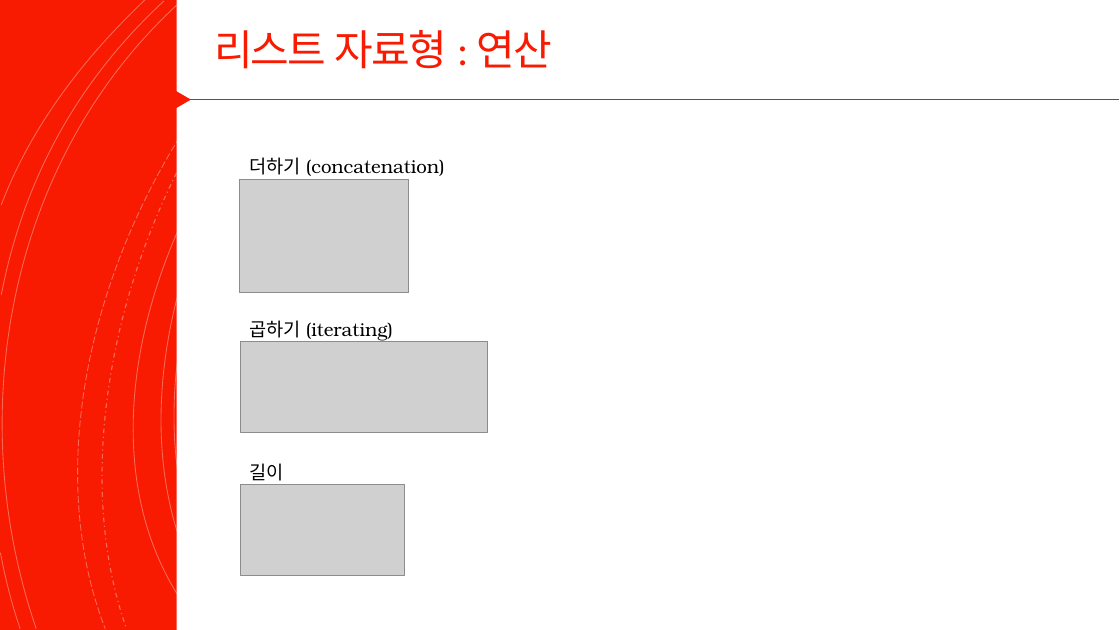
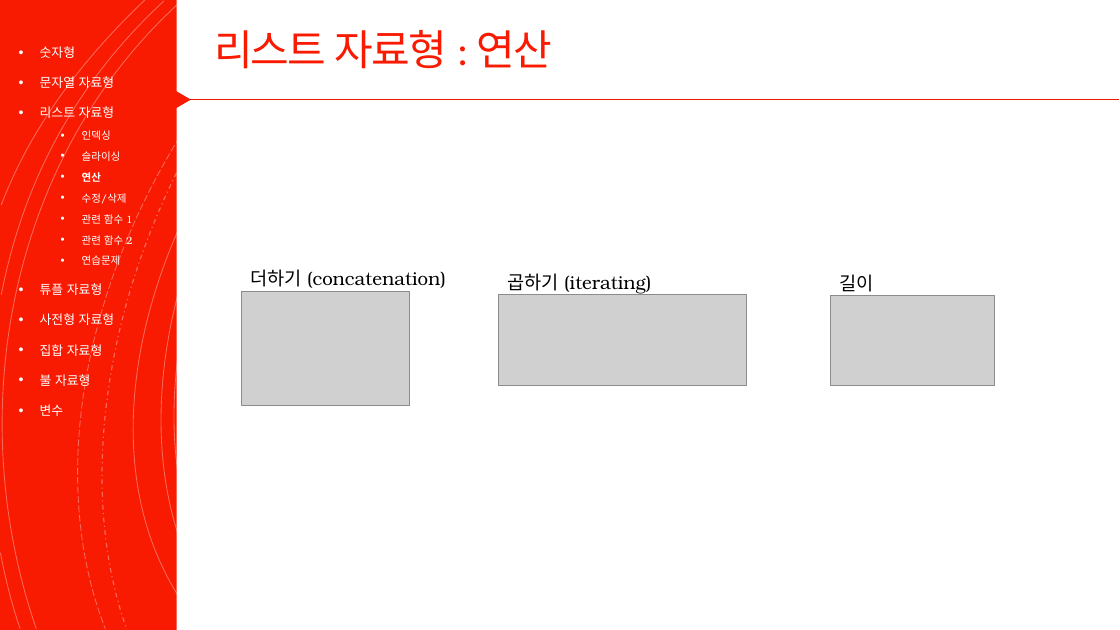
Before and after one commit to Valentine117/python_basic_class, a slide deck: slide 31 of 02장 자료형과 자료구조.pptx. Drawn at 1120x630 pixels with LibreOffice and Linux fonts; fonts in the diff are those of the drawing; grey boxes stand for pictures. Boxes give left, top, right and bottom in pixels: in the first picture for what was removed or moved away, otherwise in the second. Text is boxed around its words. In the diff, an @@ line names an element or a change of style, - is before the commit and + after.

Commit message:
리스트 완성

```diff
--- a/02장 자료형과 자료구조.pptx
+++ b/02장 자료형과 자료구조.pptx
@@ text added at box(40, 46, 133, 416), 11 pt, text #FFFFFF @@
+• 숫자형
+• 문자열 자료형
+• 리스트 자료형
+  • 인덱싱
+  • 슬라이싱
+  • 연산
+  • 수정/삭제
+  • 관련 함수 1
+  • 관련 함수 2
+  • 연습문제
+• 튜플 자료형
+• 사전형 자료형
+• 집합 자료형
+• 불 자료형
+• 변수
@@ text "더하기 (concatenation)": place and size @@
-text "더하기 (concatenation)" at box(249, 157, 445, 176)
+text "더하기 (concatenation)" at box(250, 269, 446, 288)
@@ text "곱하기 (iterating)": place and size @@
-text "곱하기 (iterating)" at box(249, 320, 393, 342)
+text "곱하기 (iterating)" at box(508, 273, 651, 295)
@@ text "길이": place and size @@
-text "길이" at box(249, 463, 283, 485)
+text "길이" at box(839, 274, 873, 296)
@@ picture: place and size @@
-picture at box(240, 179, 409, 292)
+picture at box(241, 292, 410, 405)
@@ picture: place and size @@
-picture at box(240, 341, 487, 432)
+picture at box(499, 294, 746, 385)
@@ picture: place and size @@
-picture at box(240, 485, 404, 576)
+picture at box(831, 296, 995, 386)
```
Also in this commit, not shown: 6 other slides changed, 2 slides added.
